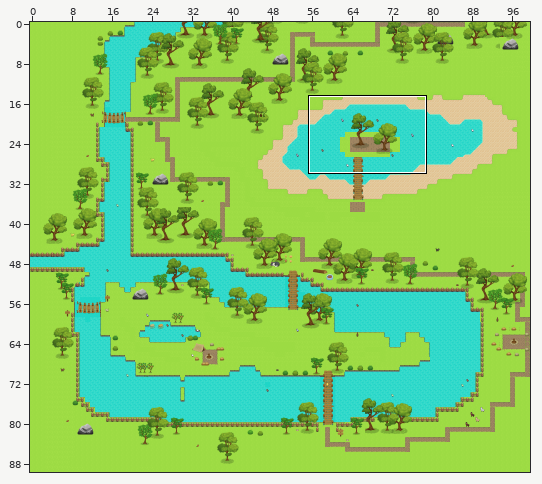
Tiled map (JSON): bibmed_naomi_fertig.tmj. The first picture is a wide view before the edit; the outline marks the close-up.
Close-up. Before the edit:
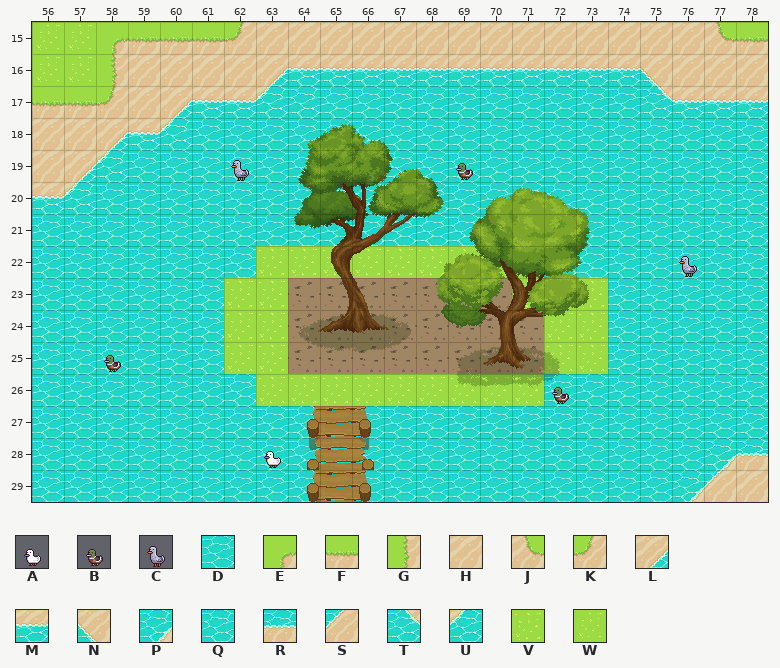
Cells are 32x32 px. Shown: x 56..78, y 15..29.
Key: from "FarmAnimals Kopie": A 30, B 31, C 34; from "Wasser und Boden": D 42; from "beach_tiles": E 0, F 1, G 16, H 17, J 96, K 98, L 100, M 101, N 102, P 103, Q 117, R 133, S 134, T 135, U 137; from "nochmals Boden": V 85, W 89.
_ is an empty cell, # one hidden under a higher layer.
Layers that did not change in this view are not listed.
Layer "boden" before, first column x 56:
15 WWEFFFKHHHHHHHHHHHHHHJF
16 WWGHHHHLMMMMMMMMMMMNHHH
17 FFKHLMMUQDDDDDDDDDDTMMM
18 HHLMUDDDDDDDDDDDDDDDDDD
19 HLUDDDDDD#DDDDDDDDDDDDD
20 MUDDDDDDDDDDDDDDDDDDDDD
21 DDDDDDDDDDDDDDD##DDDDDD
22 DDDDDDD#########DDDDDDD
23 DDDDDD############DDDDD
24 DDDDDD############DDDDD
25 DDDDDD############DDDDD
26 DDDDDDD#########DDDDDDD
27 DDDDDDDDD_DDDDDDDDDDDDD
28 DDDDDDDDD_DDDDDDDDDDDPR
29 DDDDDDDDD_DDDDDDDDDDPSH
Layer "Bäume1" before, first column x 56:
15 _______________________
16 _______________________
17 _______________________
18 _______________________
19 ______C______B_________
20 _______________________
21 _______________________
22 _______VVVVVVVVV____C__
23 ______VV#######VVV_____
24 ______VV########VV_____
25 __B___VV########VV_____
26 _______VVVVVVVVVB______
27 _______________________
28 _______A_______________
29 _______________________
Now the later version:
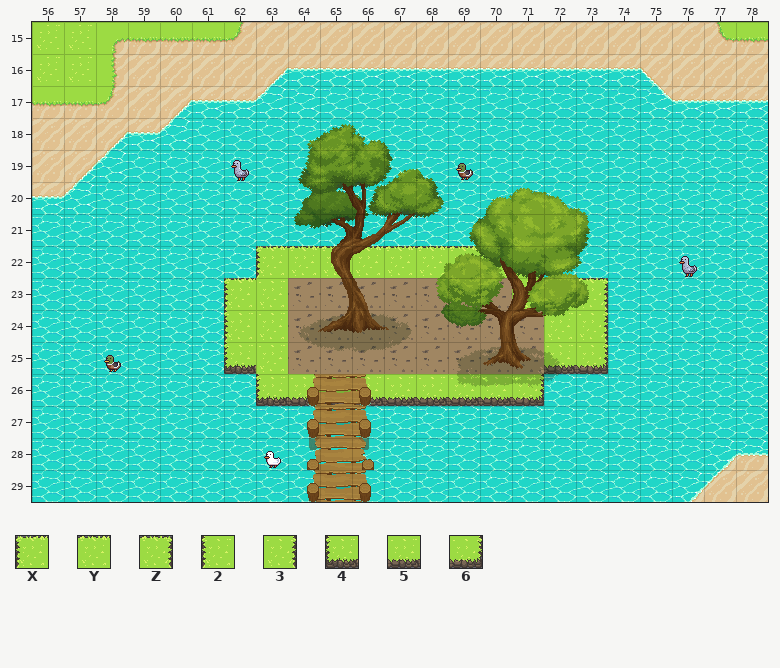
Further tiles: from "nochmals Boden": X 68, Y 69, Z 70, 2 84, 3 86, 4 100, 5 101, 6 102.
The commit says: Kurze Beschreibung deiner Änderung
From old to new:
Changed rows in their new state; . is an unchanged cell.
Layer "boden":
first column x 62:
22 .XYYYYYY....
23 X..........Z
24 2..........3
25 4.........56
26 .455555556..
Layer "Bäume1":
first column x 62:
22 ._______....
23 _.........._
24 _.........._
25 _.........__
26 .__________.
Boxes around the changes in both close-ups, in picture pixels (x1, y1, x2, y2):
changed: (224, 246, 608, 406)
